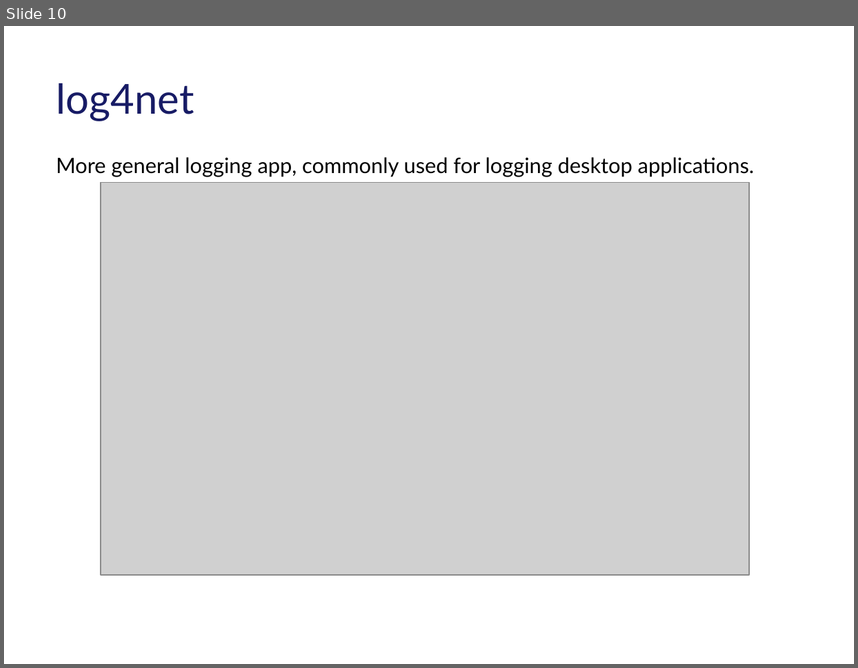
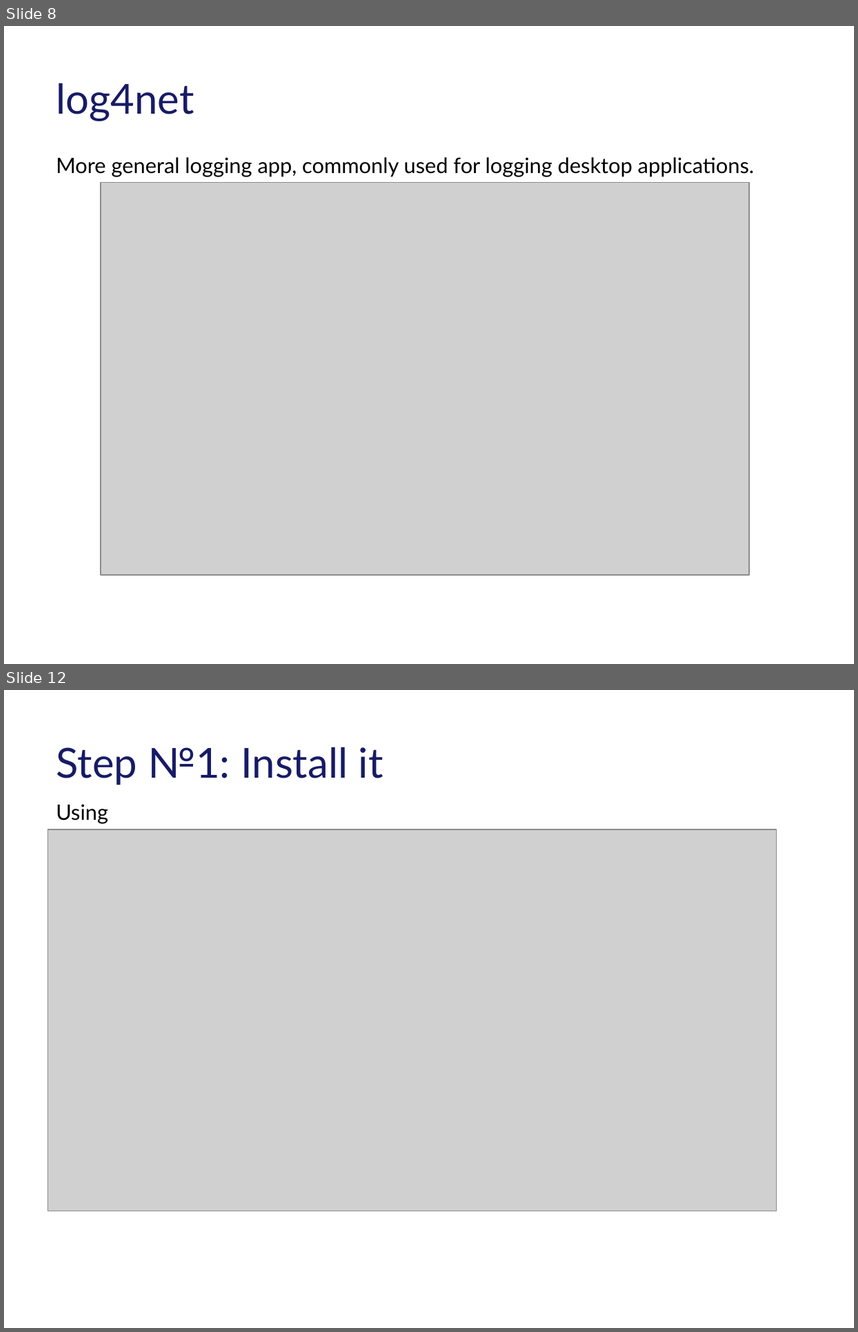
Before and after one commit to tarasiscom/Lv-273, a slide deck: education/Exception_Handling_In_Core_Puhach_Ivan.pptx. Shown one above the other, each under a label of ours: slide 10 before the commit, slides 8 and 12 after it; the slides between them are not shown. The pictures are 858x668 and 858x1332 pixels, drawn with LibreOffice and Linux fonts; fonts in the diff are those of the drawing; grey boxes stand for pictures; background and template pictures are left out. Boxes give left, top, right and bottom in pixels: in the first picture for what was removed or moved away, otherwise in the second. Text is boxed around its words. In the diff, an @@ line names an element or a change of style, - is before the commit and + after.

```diff
--- a/education/Exception_Handling_In_Core_Puhach_Ivan.pptx
+++ b/education/Exception_Handling_In_Core_Puhach_Ivan.pptx
@@ slide 12 added at (4, 690, 854, 1328), background #FFFFFF @@
@@ title added at (56, 747, 383, 785), 35 pt, text #171B65 @@
+Step №1: Install it
@@ text added at (56, 804, 118, 830), 18 pt, text #000000 @@
+Using NuGet
@@ picture added at (47, 829, 777, 1211) @@
@@ what was slide 10 is now slide 8 @@
```
Also in this commit, not shown: 2 slides changed, 8 other slides added, 2 slides removed.
